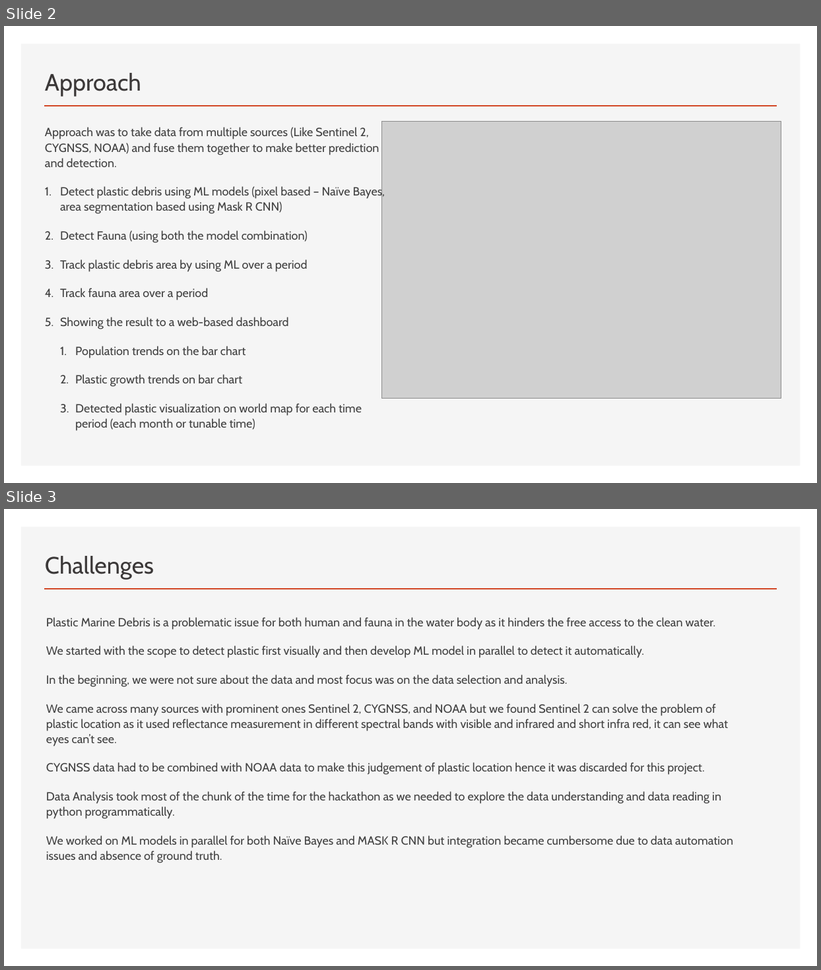
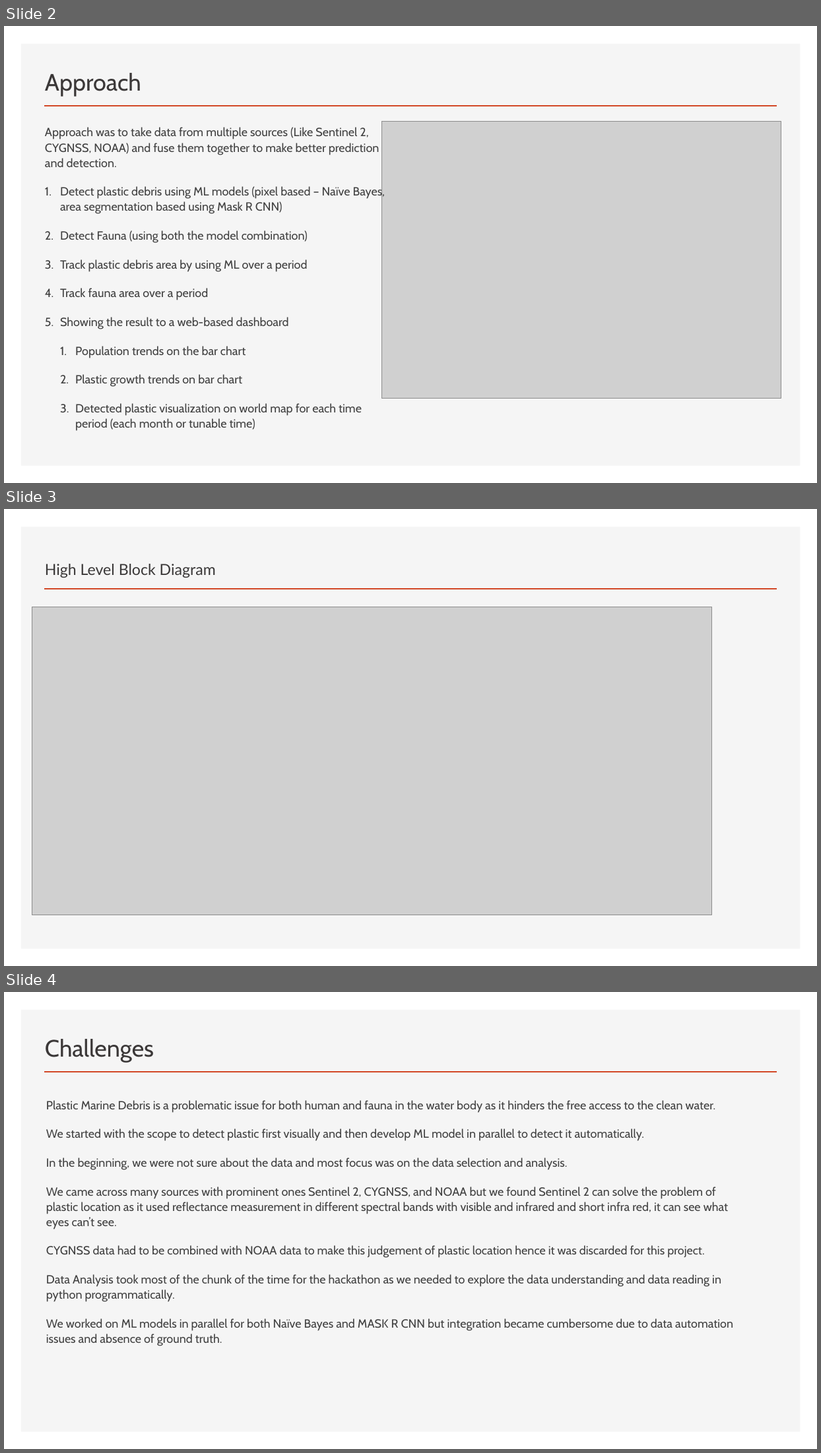
Before and after one commit to SGSunil/NasaSpaceChallengeMarineDebris, a slide deck: NASA SPACE APP - LEVERAGING AI - Team Marine Saviours.pptx. Shown one above the other, each under a label of ours: slides 2 and 3 before the commit, slides 2, 3 and 4 after it. The pictures are 821x970 and 821x1453 pixels, drawn with LibreOffice and Linux fonts; fonts in the diff are those of the drawing; grey boxes stand for pictures. Boxes give left, top, right and bottom in pixels: in the first picture for what was removed or moved away, otherwise in the second. Text is boxed around its words. In the diff, an @@ line names an element or a change of style, - is before the commit and + after.

```diff
--- a/NASA SPACE APP - LEVERAGING AI - Team Marine Saviours.pptx
+++ b/NASA SPACE APP - LEVERAGING AI - Team Marine Saviours.pptx
@@ slide 3 added at [4,509,817,966], background #FFFFFF; not listed: 2 template elements that a slide beside it also shows @@
@@ title added at [45,564,216,578], 18 pt, text #3A3838 @@
+High Level Block Diagram
@@ picture added at [32,607,712,916] @@
@@ what was slide 3 is now slide 4 @@
```
Also in this commit, not shown: 1 other slide added.
